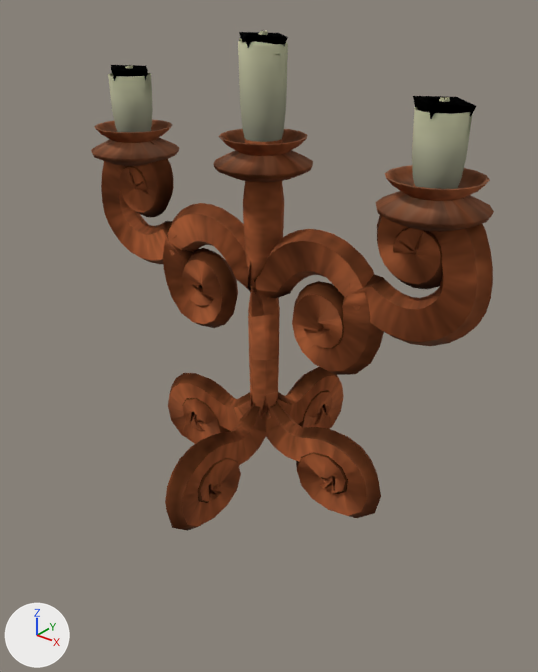
The Blender file models/furniture/candle/candelabrum.blend, before and after one commit.
Both versions are drawn from a 50 mm lens placed at (1.289, -1.588, 1.495), pointed at (0.051, -0.04, 0.535). The axes (+X, +Y, +Z) are drawn at lower left. The lights are the same throughout. The first picture is the older version.

The older version as bpy lines, for what is in view:
```python
me_candelabrum_ncl1_1 = bpy.data.meshes.new('Candelabrum_ncl1_1')
me_candelabrum_ncl1_1.from_pydata(...)  # 2963 vertices, 2979 faces; spans x -25.1..25.1, y -15.4..15.4, z 1.4..53.8
me_candelabrum_ncl1_1.materials.append(mat_material__0)
ob_candelabrum = bpy.data.objects.new('Candelabrum', me_candelabrum_ncl1_1)
ob_candelabrum.location = (0.0, 0.0, 0.0)
ob_candelabrum.scale = (0.0254, 0.0254, 0.0254)
_m = ob_candelabrum.modifiers.new('Solidify', 'SOLIDIFY')
_m.thickness = 3.0
```
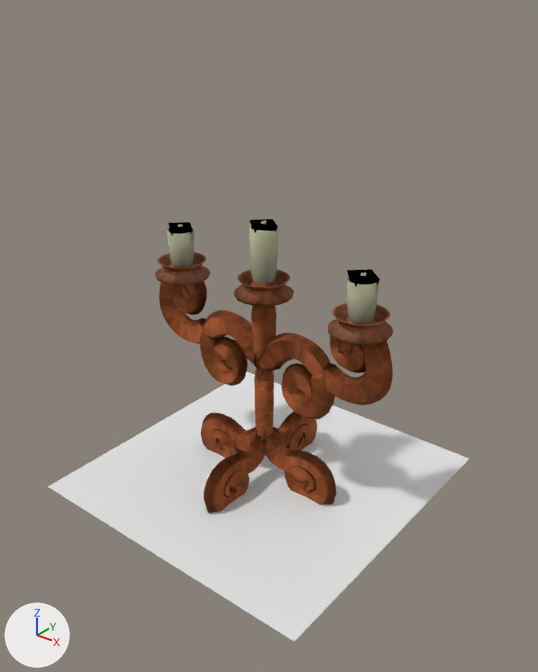
Pixel boxes (x1, y1, x2, y2) of what changed, in the pictures (538 x 672 px):
'Candelabrum', moved, rescaled (41% narrower, 41% shorter): before (91, 30, 494, 531); after (155, 219, 393, 513)
'Plane', added: after (48, 372, 469, 641)

The change, as a list of edits to the scene's bpy script:
```text
Add me_plane:
    me_plane.from_pydata([(-1.0, -1.0, 0.0), (1.0, -1.0, 0.0), (-1.0, 1.0, 0.0), (1.0, 1.0, 0.0)], [], [(0, 1, 3, 2)])
Change ob_candelabrum:
    ob_candelabrum.location: (0.0, 0.0, 0.0) -> (0.0, 0.0, -0.022)
    ob_candelabrum.scale: (0.0254, 0.0254, 0.0254) -> (0.0165, 0.0165, 0.0165)
Add ob_plane:
    ob_plane = bpy.data.objects.new('Plane', me_plane)
    ob_plane.location = (0.0, 0.0, 0.0)
    ob_plane.scale = (0.5, 0.5, 0.5)
```
